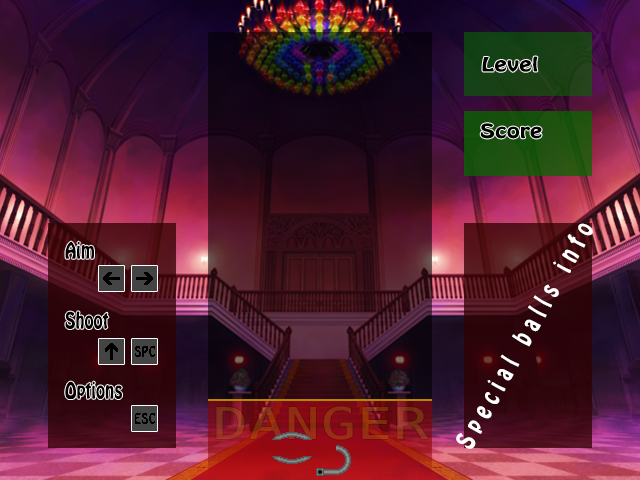
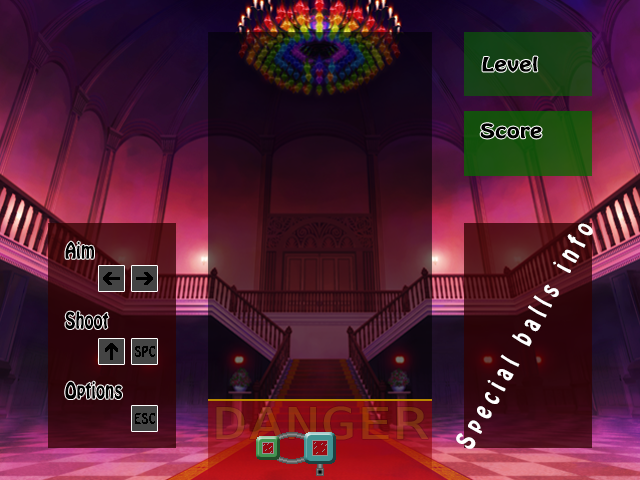
Layer changes from the first 640px x 480px image to the second:
showed "Layer 14" over (x1=256, y1=436, x2=280, y2=460)
showed "Layer 10" over (x1=304, y1=432, x2=336, y2=464)
painted on "Ball spawner" over (x1=317, y1=445, x2=351, y2=475)
